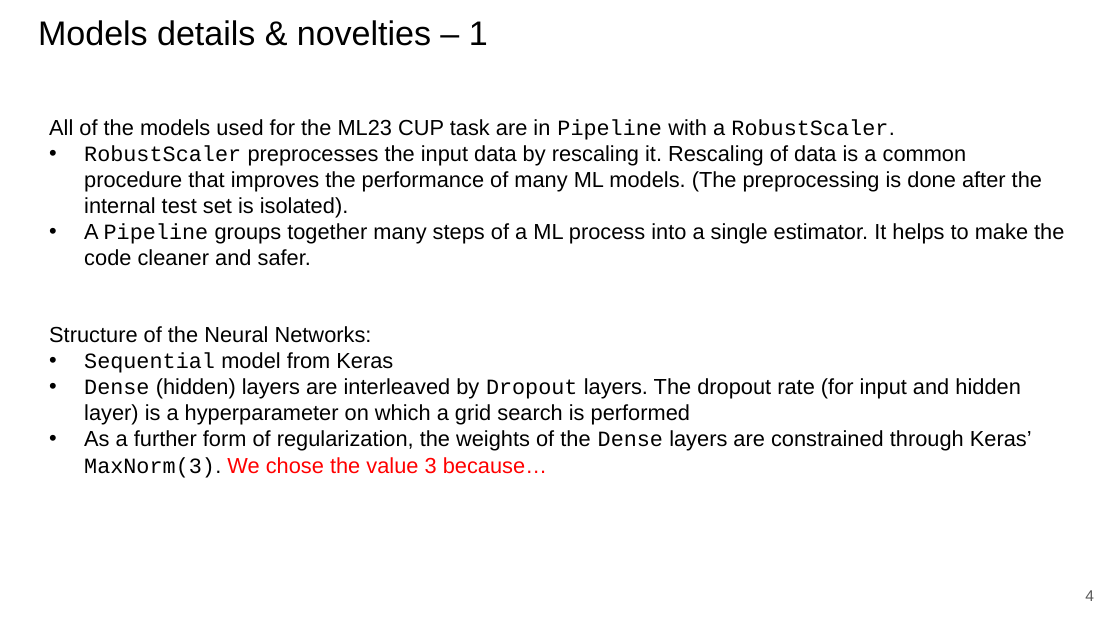
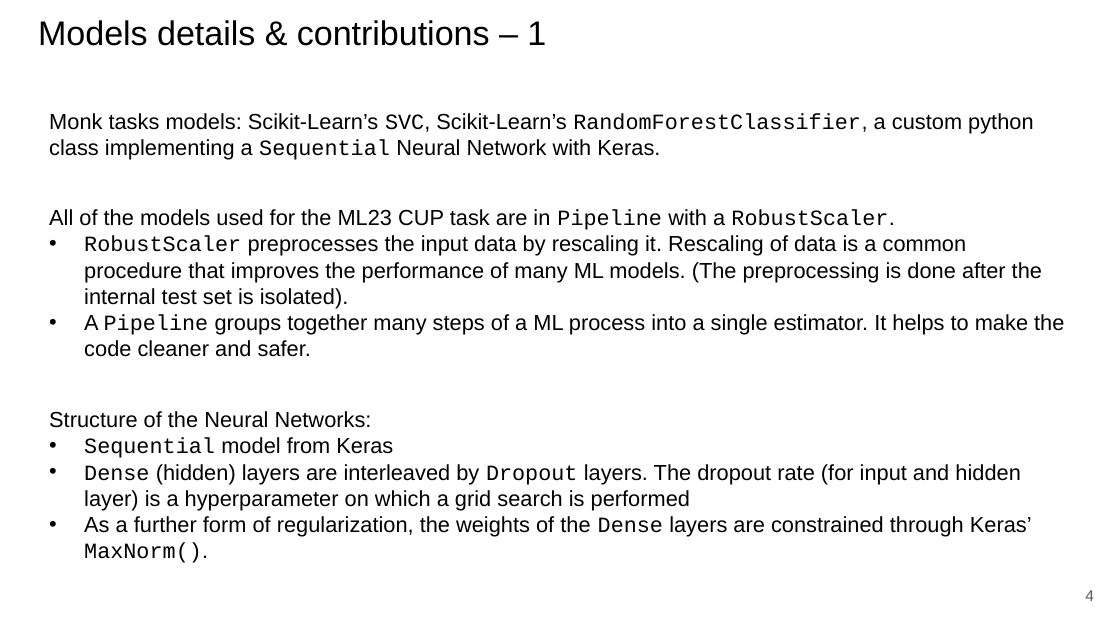
Before and after one commit to paolo-junior-mollica/machine-learning-project, a slide deck: slide 4 of relazione/ML-2023-PRJ-Slides-Demo.pptx. Drawn at 1120x630 pixels with LibreOffice and Linux fonts; fonts in the diff are those of the drawing. Boxes give left, top, right and bottom in pixels: in the first picture for what was removed or moved away, otherwise in the second. Text is boxed around its words. In the diff, an @@ line names an element or a change of style, - is before the commit and + after.

Commit message:
Added contributions in the report

```diff
--- a/relazione/ML-2023-PRJ-Slides-Demo.pptx
+++ b/relazione/ML-2023-PRJ-Slides-Demo.pptx
@@ title at (38, 20, 546, 46): text changed @@
-Models details & novelties – 1
+Models details & contributions – 1
@@ text added at (49, 113, 1033, 160), 14 pt, text #000000 @@
+Monk tasks models: Scikit-Learn’s SVC, Scikit-Learn’s RandomForestClassifier, a custom python class implementing a Sequential Neural Network with Keras.
@@ text "All of the models used ...": place and size @@
-text "All of the models used ..." at (49, 119, 1064, 266)
+text "All of the models used ..." at (49, 209, 1064, 357)
@@ text "Structure of the Neural Networks:": place and size @@
-text "Structure of the Neural Networks:" at (49, 326, 1032, 478)
+text "Structure of the Neural Networks:" at (49, 411, 1032, 563)
@@ text at (84, 516, 1032, 563): text changed @@
-• As a further form of regularization, the weights of the Dense layers are constrained through Keras’ MaxNorm(3). We chose the value 3 because…
+• As a further form of regularization, the weights of the Dense layers are constrained through Keras’ MaxNorm().
```
Also in this commit, not shown: 15 other slides changed, 1 slide added.
